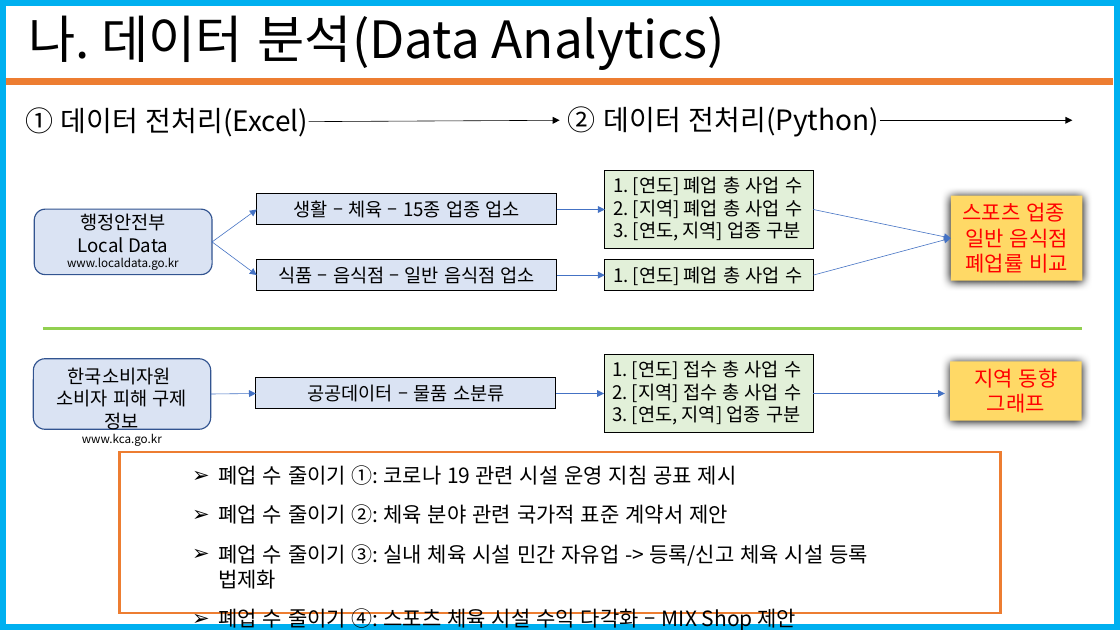
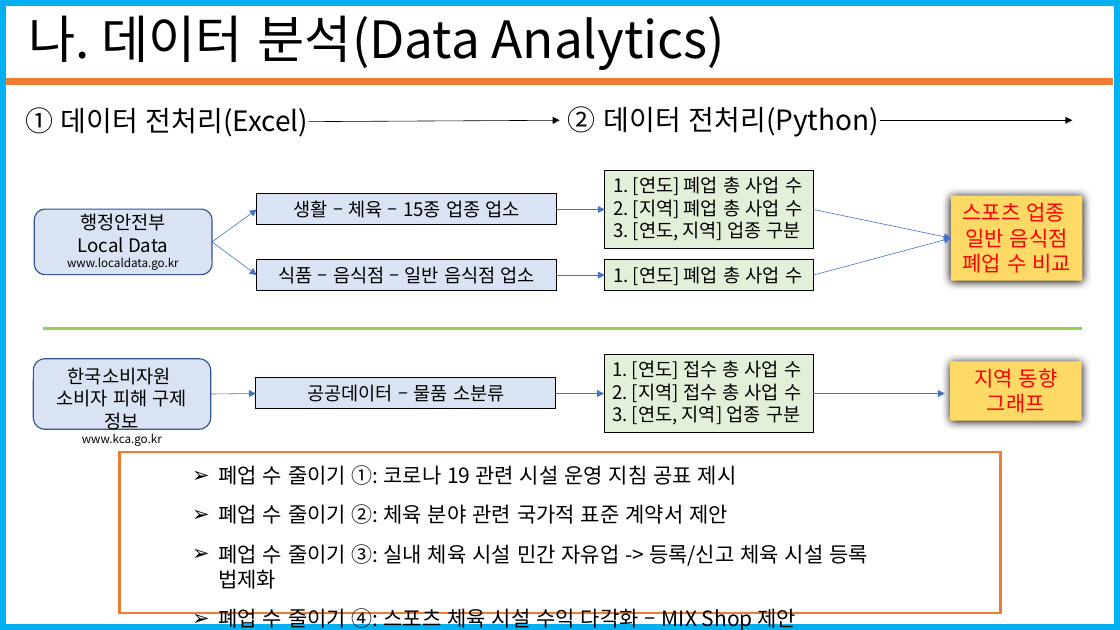
Before and after one commit to seungjae1162/SportsData, a slide deck: slide 8 of standard_in_2020-12-31/코로나19에따른 스포츠시설 폐업 수(20201228_20210103).pptx. Drawn at 1120x630 pixels with LibreOffice and Linux fonts; fonts in the diff are those of the drawing. Boxes give left, top, right and bottom in pixels: in the first picture for what was removed or moved away, otherwise in the second. Text is boxed around its words. In the diff, an @@ line names an element or a change of style, - is before the commit and + after.

```diff
--- a/standard_in_2020-12-31/코로나19에따른 스포츠시설 폐업 수(20201228_20210103).pptx
+++ b/standard_in_2020-12-31/코로나19에따른 스포츠시설 폐업 수(20201228_20210103).pptx
@@ text in rectangle at <box>963,253,1071,273</box>: text changed @@
-폐업률 비교
+폐업 수 비교
```
Also in this commit, not shown: 7 other slides changed, 6 slides added.
